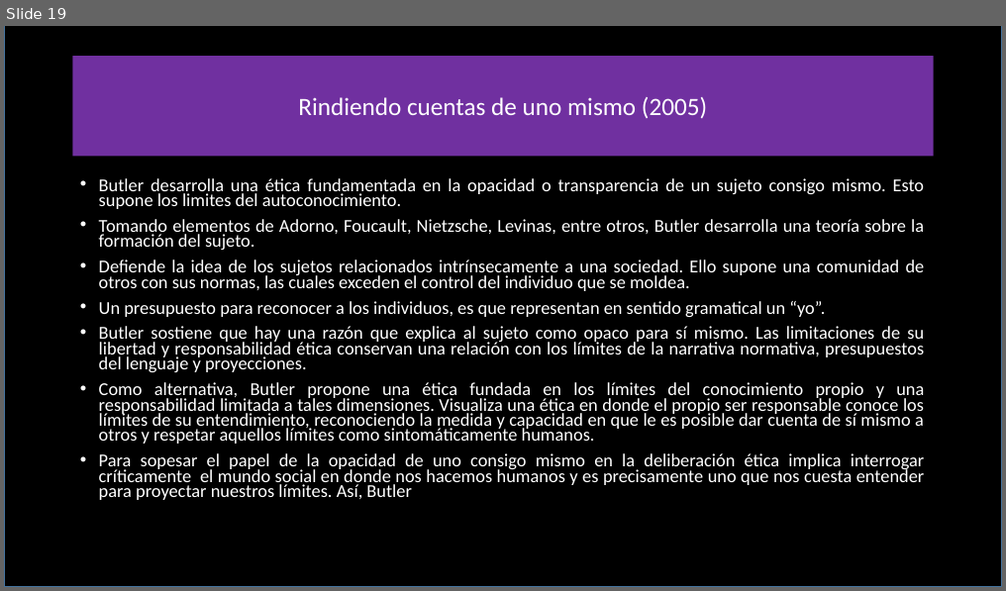
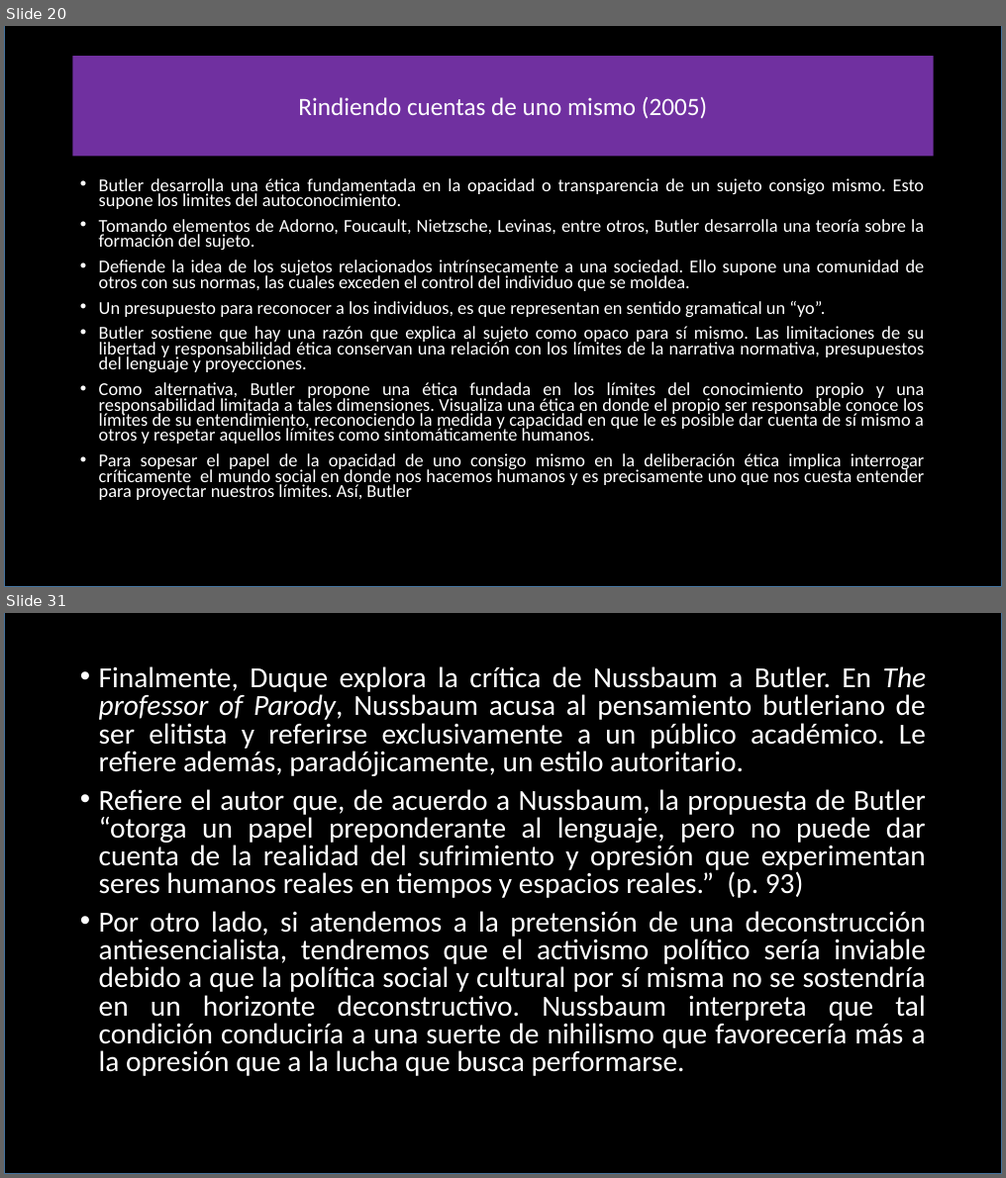
Before and after one commit to zaboltar/zaboltar.github.io, a slide deck: assets uarm/2019 sol-penscri-justfilpol/Judith Butler.pptx. Shown one above the other, each under a label of ours: slide 19 before the commit, slides 20 and 31 after it; the slides between them are not shown. The pictures are 1006x591 and 1006x1178 pixels, drawn with LibreOffice and Linux fonts; fonts in the diff are those of the drawing. Boxes give left, top, right and bottom in pixels: in the first picture for what was removed or moved away, otherwise in the second. Text is boxed around its words. In the diff, an @@ line names an element or a change of style, - is before the commit and + after.

```diff
--- a/assets uarm/2019 sol-penscri-justfilpol/Judith Butler.pptx
+++ b/assets uarm/2019 sol-penscri-justfilpol/Judith Butler.pptx
@@ slide 31 added at [4,613,1002,1174], background #FFFFFF @@
@@ rectangle added at [4,613,1002,1174], fill #000000, outline #43739E 1 pt @@
@@ text added at [99,666,926,1076], 28 pt, text #FFFFFF @@
+• Finalmente, Duque explora la crítica de Nussbaum a Butler. En The professor of Parody, Nussbaum acusa al pensamiento butleriano de ser elitista y referirse exclusivamente a un público académico. Le refiere además, paradójicamente, un estilo autoritario.
+• Refiere el autor que, de acuerdo a Nussbaum, la propuesta de Butler “otorga un papel preponderante al lenguaje, pero no puede dar cuenta de la realidad del sufrimiento y opresión que experimentan seres humanos reales en tiempos y espacios reales.” (p. 93)
+• Por otro lado, si atendemos a la pretensión de una deconstrucción antiesencialista, tendremos que el activismo político sería inviable debido a que la política social y cultural por sí misma no se sostendría en un horizonte deconstructivo. Nussbaum interpreta que tal condición conduciría a una suerte de nihilismo que favorecería más a la opresión que a la lucha que busca performarse.
@@ what was slide 19 is now slide 20 @@
```
Also in this commit, not shown: 11 slides changed, 16 other slides added, 3 other files.
